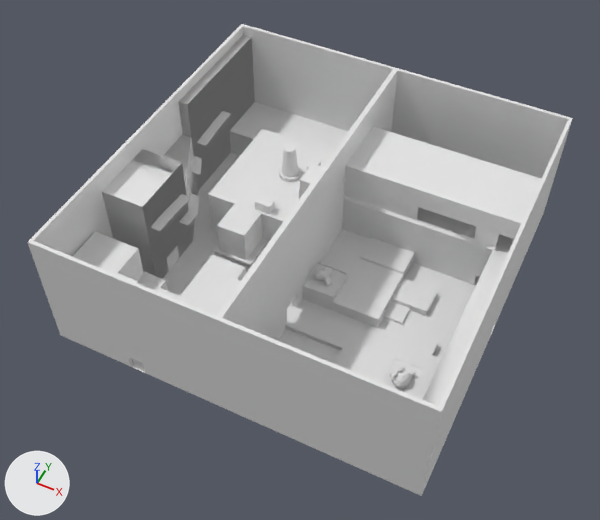
Two versions of the FBX model CerberusMVP/Assets/Meshes/La Fontaine.fbx, one commit apart.
One viewpoint serves both versions: a camera (50 mm lens) standing at (44.8, -97.3, 122.8) and looking at (-1.1, -5.5, 8.0). The axes (+X, +Y, +Z) are drawn at lower left. The lights are the same throughout. Where no turn or scale is listed for an object, it has been applied to the vertices. Vertices at the same position are counted once.
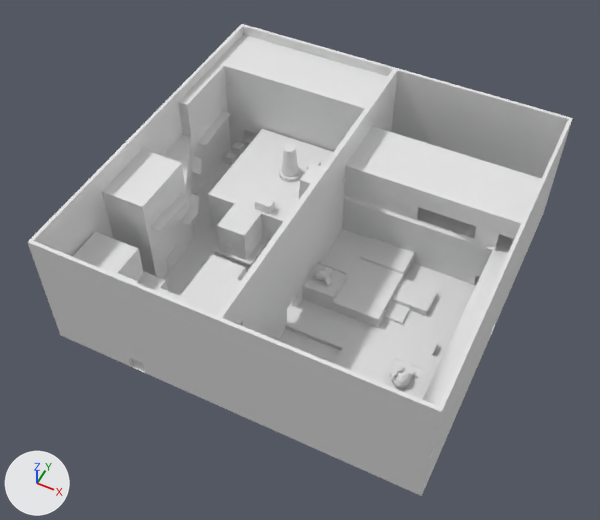
Where the newer file only moved an object's origin or applied its transform, the numbers keep the older frame.

Changed parts and their boxes (x1, y1, x2, y2) in the pictures (600 x 520 px):
'Cube.030', added: after (224, 37, 388, 152)
'Cube.029', reshaped, moved, turned: before (102, 35, 255, 279); after (224, 151, 237, 165)
'Cube.003', deleted: before (230, 102, 348, 155)
'Cube.016', reshaped, moved, turned (not visible before): after (232, 142, 245, 156)
part 2 of me_cube_028, deleted: before (102, 35, 255, 279)
part 3 of me_cube_028, added: after (224, 151, 237, 165)
'Cube.023', unchanged, uncovered by the edit: before (102, 42, 255, 274); after (102, 35, 251, 279)

What the commit changed:
me_cube_028 is used by ob_cube_029; location (-33.5, -8.1, 1.0); rotation (1.571, 0.0, 0.0), in degrees (90, 0, 0).
me_cube_028 had 24 vertices, 22 faces and spanned x -1.0..7.6, y -1.0..21.9, z -42.7..8.9.
me_cube_028 now has 8 vertices, 6 faces and spans x -32.0..-30.0, y -2.0..0.0, z 19.2..21.2.
me_cube_028 part 2: 24 vertices removed from x -1.0..7.6, y -1.0..21.9, z -42.7..8.9.
me_cube_028 part 3: 8 vertices added at x -32.0..-30.0, y -2.0..0.0, z 19.2..21.2, forming a box.
me_cube_021 is used by ob_cube_016; location (-33.5, -8.1, 1.0); rotation (1.571, 0.0, 0.0), in degrees (90, 0, 0).
me_cube_021 had 24 vertices, 22 faces and spanned x -1.0..7.6, y -1.0..21.9, z -42.7..8.9.
me_cube_021 now has 8 vertices, 6 faces and spans x -30.6..-28.6, y -4.1..-2.1, z 20.5..22.5.
me_cube_021 part 1: 8 vertices added at x -30.6..-28.6, y -4.1..-2.1, z 20.5..22.5, forming a box.
Mesh me_cube_042 is new.
It has 298 vertices, 306 faces and spans x -32.5..-0.5, y 23.0..34.6, z 0.0..23.0.
Object 'Cube.029' (ob_cube_029) moves from (-33.5, -8.1, 1.0) to (0.0, 0.0, 0.0).
Object 'Cube.029' (ob_cube_029) turns from (90, 0, 0) to (-90, 0, 0) degrees about x, y and z.
Object 'Cube.016' (ob_cube_016) moves from (-33.5, -8.1, 1.0) to (0.0, 0.0, 0.0).
Object 'Cube.016' (ob_cube_016) turns from (90, 0, 0) to (-90, 0, 0) degrees about x, y and z.
Object 'Cube.003' (ob_cube_003) is deleted.
Object 'Cube.030' (ob_cube_030) is new; it shows me_cube_042.
Its location is (0.0, 0.0, 0.0).
